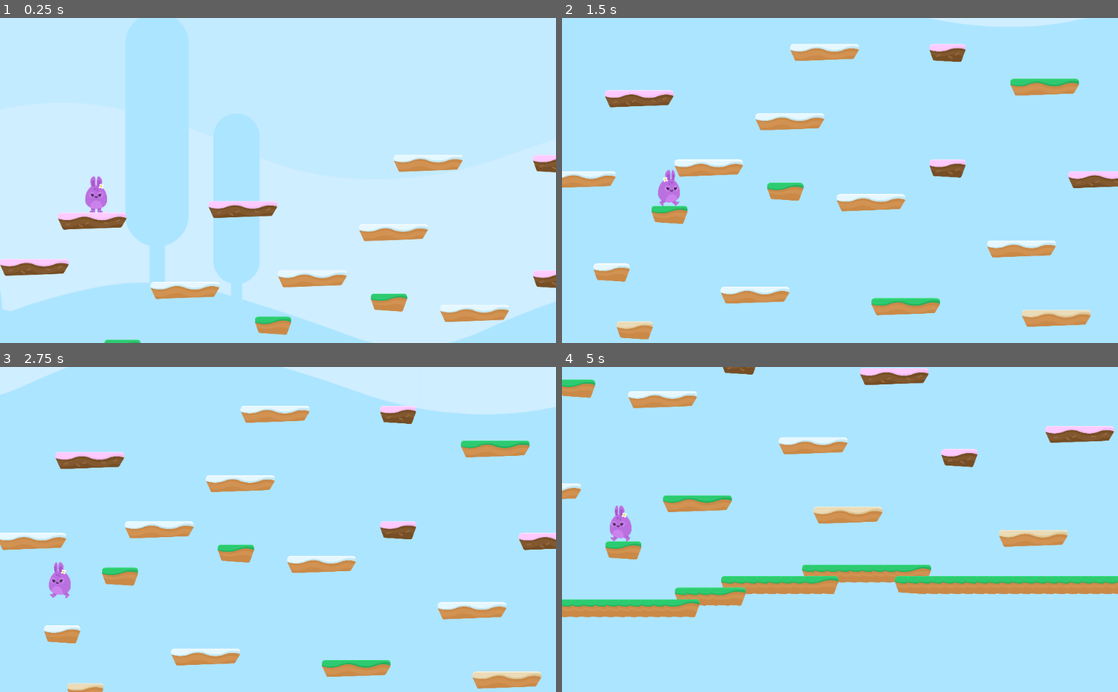
Above: before the commit, frames 1-4 (two rows, left to right).
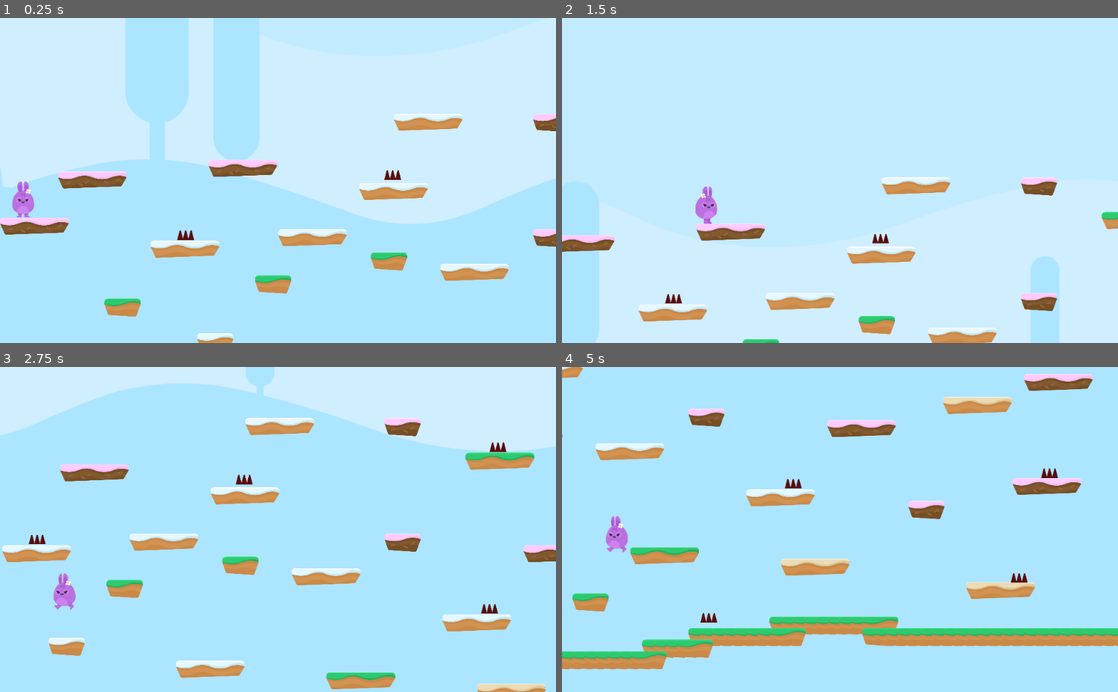
Above: after the commit, the same moments.

Repository: TheJessicaBohn/discovering-godot-course
Game: Godot game, scene res://Levels/Level1.tscn
Two runs of this game, one before a commit and one after it. Both use one fixed random seed, a clock stepped at 60 frames per second and the inputs below.
Inputs:
- Up to frame 1 (0.25 s): no input
- Up to frame 2 (1.5 s): hold D (right) from 0.53 s (still down); tap W (jump) at 0.77 s
- Up to frame 3 (2.75 s): tap W (jump) at 1.52 s; release D (right) at 2.03 s; hold A (left) from 2.03 s (still down)
- Up to frame 4 (5 s): release A (left) at 2.78 s; hold D (right) 2.78-4.28 s; tap W (jump) at 3.02, 3.77, 4.52 s; hold A (left) from 4.28 s (still down)

The runs differ from the first frame. In frame 1, 37% of the frame differs, in the area x 0-100%, y 24-100%; in frame 2, 42%, in the area x 0-100%, y 8-100%; in frame 3, 24%; in frame 4, 23%.

Commit message:
Add splikes and using yield

Diff:
--- /dev/null
+++ b/Hoppy Days/Hazards.gd
@@ -0,0 +1 @@
+extends Area2D
--- /dev/null
+++ b/Hoppy Days/Hazards/Hazards.gd
@@ -0,0 +1,4 @@
+extends Area2D
+
+func _on_SpikeTop_body_entered(body):
+	body.hurt()
--- /dev/null
+++ b/Hoppy Days/Hazards/SpikeTop.tscn
@@ -0,0 +1,16 @@
+[gd_scene load_steps=3 format=2]
+
+[ext_resource path="res://GFX/Environment/spikes_top.png" type="Texture" id=1]
+[ext_resource path="res://Hazards/Hazards.gd" type="Script" id=2]
+
+[node name="SpikeTop" type="Area2D"]
+modulate = Color( 0.392157, 0.0588235, 0.0588235, 1 )
+collision_layer = 4
+script = ExtResource( 2 )
+
+[node name="Sprite" type="Sprite" parent="."]
+texture = ExtResource( 1 )
+
+[node name="CollisionPolygon2D" type="CollisionPolygon2D" parent="."]
+polygon = PoolVector2Array( -46.8795, 25.7837, -33.3353, -25.5581, -27.75, -25.5, -15.0665, 18.2241, -3.09724, -25.5581, 2, -25.5, 15.1716, 18.5391, 27.4558, -25.5581, 32.4955, -25.5581, 46.3547, 26.7286 )
+[connection signal="body_entered" from="." to="." method="_on_SpikeTop_body_entered"]
--- a/Hoppy Days/Levels/Level1.tscn
+++ b/Hoppy Days/Levels/Level1.tscn
@@ -1,15 +1,49 @@
-[gd_scene load_steps=3 format=2]
+[gd_scene load_steps=4 format=2]
 
 [ext_resource path="res://Player/Player.tscn" type="PackedScene" id=1]
 [ext_resource path="res://Levels/Tileset.tres" type="TileSet" id=2]
+[ext_resource path="res://Hazards/SpikeTop.tscn" type="PackedScene" id=3]
 
 [node name="Level1" type="Node2D"]
 
 [node name="Player" parent="." instance=ExtResource( 1 )]
-position = Vector2( 531.031, 126.429 )
+position = Vector2( 127.401, 341.699 )
+collision_mask = 6
 
 [node name="TileMap" type="TileMap" parent="."]
 tile_set = ExtResource( 2 )
 collision_layer = 2
 format = 1
 tile_data = PoolIntArray( -393152, 1, 0, -393135, 5, 0, -327588, 4, 0, -65465, 0, 0, 65570, 6, 0, 65582, 1, 0, 196691,  …(1866 unchanged characters)…
+
+[node name="Hazards" type="Node" parent="."]
+
+[node name="SpikeTop" parent="Hazards" instance=ExtResource( 3 )]
+position = Vector2( 1025.89, 736.625 )
+
+[node name="SpikeTop2" parent="Hazards" instance=ExtResource( 3 )]
+position = Vector2( 2169.82, 404.008 )
+
+[node name="SpikeTop3" parent="Hazards" instance=ExtResource( 3 )]
+position = Vector2( 1598.36, 1991.41 )
+
+[node name="SpikeTop4" parent="Hazards" instance=ExtResource( 3 )]
+position = Vector2( 4773.16, 1642.18 )
+
+[node name="SpikeTop5" parent="Hazards" instance=ExtResource( 3 )]
+position = Vector2( 3525.04, 1120.07 )
+
+[node name="SpikeTop6" parent="Hazards" instance=ExtResource( 3 )]
+position = Vector2( 3572.13, 225.36 )
+
+[node name="SpikeTop7" parent="Hazards" instance=ExtResource( 3 )]
+position = Vector2( 5586.92, 151.362 )
+
+[node name="SpikeTop8" parent="Hazards" instance=ExtResource( 3 )]
+position = Vector2( 4698.93, -87.4531 )
+
+[node name="SpikeTop9" parent="Hazards" instance=ExtResource( 3 )]
+position = Vector2( 4941.04, 1062.52 )
+
+[node name="SpikeTop10" parent="Hazards" instance=ExtResource( 3 )]
+position = Vector2( 3058.5, 1863.43 )
--- a/Hoppy Days/Player/Player.gd
+++ b/Hoppy Days/Player/Player.gd
@@ -7,6 +7,8 @@
 const UP = Vector2(0,-1)
 const JUMP_SPEED = 3500
 const WORLD_LIMIT = 4000
+
+var lives = 3
 
 signal animate
 
@@ -49,3 +51,11 @@
 
 func end_game():
 	get_tree().change_scene("res://Levels/GameOver.tscn")
+
+func hurt():
+	position.y -= 1
+	yield(get_tree(), "idle_frame")
+	motion.y -= JUMP_SPEED
+	lives -= 1
+	if lives < 0:
+		end_game()
--- a/Hoppy Days/project.godot
+++ b/Hoppy Days/project.godot
@@ -45,6 +45,7 @@
 
 2d_physics/layer_1="Player"
 2d_physics/layer_2="Terrain"
+2d_physics/layer_3="Hazards"
 
 [rendering]
 
